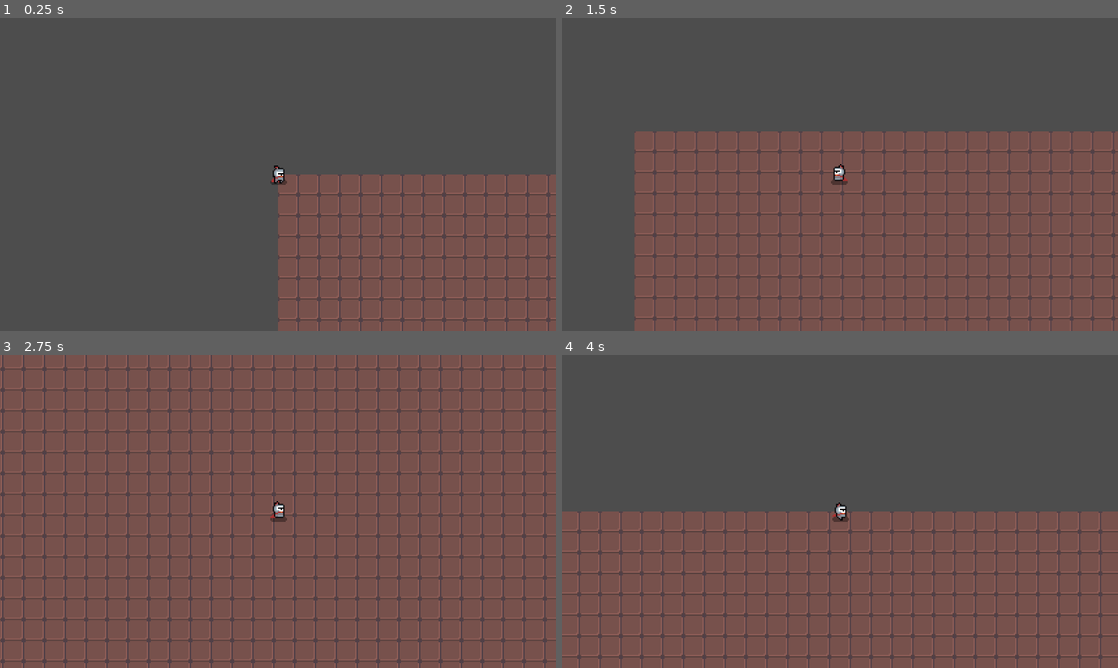
Above: before the commit, frames 1-4 (two rows, left to right).
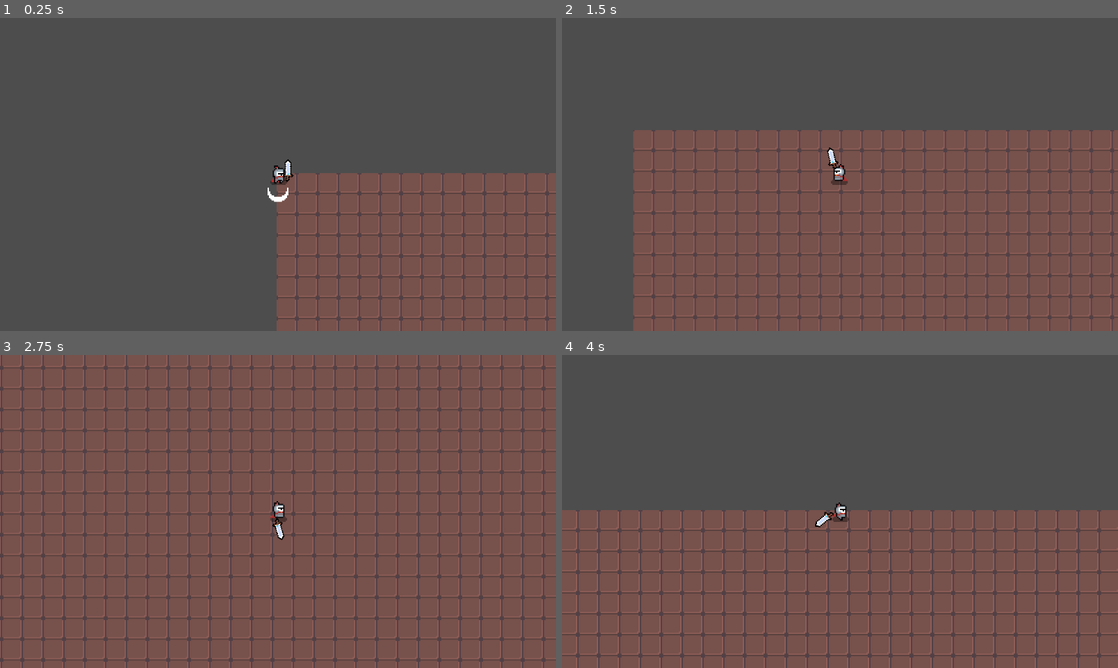
Above: after the commit, the same moments.

Repository: julienphoward/roguelike2
Game: Godot game, scene res://game.tscn
Same seed, same stepped clock (60 frames per second), same inputs: the game is played once before the commit and once after it.
Inputs (mouse positions are in pixels of both pictures, inside the frame that each line leads up to):
- Up to frame 1 (0.25 s): no input
- Up to frame 2 (1.5 s): tap Enter at 0.5 s; move the mouse to (962, 158) at 0.52 s; hold Right (ui_right) 0.53-1.28 s; click (962, 158) at 0.6 s; move the mouse to (728, 190) at 1.27 s; hold Down (ui_down) from 1.28 s (still down); click (728, 190) at 1.35 s
- Up to frame 3 (2.75 s): move the mouse to (333, 442) at 2.02 s; release Down (ui_down) at 2.03 s; hold Right (ui_right) from 2.03 s (still down); click (333, 442) at 2.1 s
- Up to frame 4 (4 s): move the mouse to (812, 574) at 2.77 s; release Right (ui_right) at 2.78 s; hold Up (ui_up) 2.78-3.53 s; click (812, 574) at 2.85 s; move the mouse to (1006, 558) at 3.52 s; hold Left (ui_left) from 3.53 s (still down); click (1006, 558) at 3.6 s

The runs differ from the first frame. In frame 1, 5.7% of the frame differs, in the area x 48-100%, y 45-100%; in frame 2, 8.3%; in frame 3, 18%, in the area x 0-100%, y 0-100%; in frame 4, 11%.

Commit message:
player sword

Diff:
--- a/Characters/Player/player.gd
+++ b/Characters/Player/player.gd
@@ -1,4 +1,7 @@
 extends Character
+
+@onready var sword: Node2D = get_node("Sword")
+@onready var sword_animation_player: AnimationPlayer = sword.get_node("SwordAnimationPlayer")
 
 func _process(delta: float) -> void:
 	var mouse_direction: Vector2 = (get_global_mouse_position() - global_position).normalized()
@@ -7,6 +10,13 @@
 		animated_sprite.flip_h = false
 	elif mouse_direction.x < 0 and not animated_sprite.flip_h:
 		animated_sprite.flip_h = true
+	sword.rotation = mouse_direction.angle()
+	if sword.scale.y == 1 and mouse_direction.x < 0:
+		sword.scale.y = -1
+	elif sword.scale.y == -1 and mouse_direction.x > 0:
+		sword.scale.y = 1
+	if Input.is_action_just_pressed("ui_attack") and not sword_animation_player.is_playing():
+		sword_animation_player.play("attack")
 
 func get_input() -> void:
 	mov_direction = Vector2.ZERO
--- a/Characters/Player/player.tscn
+++ b/Characters/Player/player.tscn
@@ -5,6 +5,8 @@
 [ext_resource type="Script" uid="uid://dd8ass0gfrpsj" path="res://Characters/Player/player.gd" id="2_xf5fp"]
 [ext_resource type="Texture2D" uid="uid://dpqs3xr32hd2f" path="res://art/v1.1 dungeon crawler 16X16 pixel pack/heroes/knight/knight_run_spritesheet.png" id="3_bqsbk"]
 [ext_resource type="Script" uid="uid://bj5ick8gfclcj" path="res://Characters/Player/finite_state_machine.gd" id="3_osktb"]
+[ext_resource type="Texture2D" uid="uid://c7lb5iiocnyxk" path="res://art/v1.1 dungeon crawler 16X16 pixel pack/heroes/knight/weapon_sword_1.png" id="6_osktb"]
+[ext_resource type="Texture2D" uid="uid://cy8y2xld8b4lu" path="res://art/v1.1 dungeon crawler 16X16 pixel pack/effects (new)/slash_effect_anim_spritesheet.png" id="7_7vev3"]
 
 [sub_resource type="AtlasTexture" id="AtlasTexture_xf5fp"]
 atlas = ExtResource("2_cue0d")
@@ -102,6 +104,9 @@
 "name": &"move",
 "speed": 5.0
 }]
+
+[sub_resource type="CircleShape2D" id="CircleShape2D_7vev3"]
+radius = 4.0
 
 [sub_resource type="Animation" id="Animation_blwrb"]
 length = 0.001
@@ -165,7 +170,120 @@
 &"idle": SubResource("Animation_hvtal")
 }
 
+[sub_resource type="Animation" id="Animation_osktb"]
+length = 0.001
+tracks/0/type = "value"
+tracks/0/imported = false
+tracks/0/enabled = true
+tracks/0/path = NodePath("Node2D:rotation")
+tracks/0/interp = 1
+tracks/0/loop_wrap = true
+tracks/0/keys = {
+"times": PackedFloat32Array(0),
+"transitions": PackedFloat32Array(1),
+"update": 0,
+"values": [-1.5707964]
+}
+tracks/1/type = "value"
+tracks/1/imported = false
+tracks/1/enabled = true
+tracks/1/path = NodePath("Node2D/Sprite2D:rotation")
+tracks/1/interp = 1
+tracks/1/loop_wrap = true
+tracks/1/keys = {
+"times": PackedFloat32Array(0),
+"transitions": PackedFloat32Array(1),
+"update": 0,
+"values": [-0.7853982]
+}
+tracks/2/type = "value"
+tracks/2/imported = false
+tracks/2/enabled = true
+tracks/2/path = NodePath("SlashSprite:visible")
+tracks/2/interp = 1
+tracks/2/loop_wrap = true
+tracks/2/keys = {
+"times": PackedFloat32Array(0),
+"transitions": PackedFloat32Array(1),
+"update": 1,
+"values": [true]
+}
+tracks/3/type = "value"
+tracks/3/imported = false
+tracks/3/enabled = true
+tracks/3/path = NodePath("SlashSprite:frame")
+tracks/3/interp = 1
+tracks/3/loop_wrap = true
+tracks/3/keys = {
+"times": PackedFloat32Array(0),
+"transitions": PackedFloat32Array(1),
+"update": 1,
+"values": [0]
+}
+
+[sub_resource type="Animation" id="Animation_7vev3"]
+resource_name = "attack"
+length = 0.8
+step = 0.05
+tracks/0/type = "value"
+tracks/0/imported = false
+tracks/0/enabled = true
+tracks/0/path = NodePath("Node2D:rotation")
+tracks/0/interp = 1
+tracks/0/loop_wrap = true
+tracks/0/keys = {
+"times": PackedFloat32Array(0, 0.15, 0.6, 0.8),
+"transitions": PackedFloat32Array(1, 1, 1, 1),
+"update": 0,
+"values": [-1.5707964, 2.0943952, 2.0943952, -1.5707964]
+}
+tracks/1/type = "value"
+tracks/1/imported = false
+tracks/1/enabled = true
+tracks/1/path = NodePath("Node2D/Sprite2D:rotation")
+tracks/1/interp = 1
+tracks/1/loop_wrap = true
+tracks/1/keys = {
+"times": PackedFloat32Array(0, 0.05, 0.15),
+"transitions": PackedFloat32Array(1, 1, 1),
+"update": 0,
+"values": [-0.7853982, 0.6981317, 0.87266463]
+}
+tracks/2/type = "value"
+tracks/2/imported = false
+tracks/2/enabled = true
+tracks/2/path = NodePath("SlashSprite:visible")
+tracks/2/interp = 1
+tracks/2/loop_wrap = true
+tracks/2/keys = {
+"times": PackedFloat32Array(0, 0.3),
+"transitions": PackedFloat32Array(1, 1),
+"update": 1,
+"values": [true, false]
+}
+tracks/3/type = "value"
+tracks/3/imported = false
+tracks/3/enabled = true
+tracks/3/path = NodePath("SlashSprite:frame")
+tracks/3/interp = 1
+tracks/3/loop_wrap = true
+tracks/3/keys = {
+"times": PackedFloat32Array(0, 0.1, 0.2),
+"transitions": PackedFloat32Array(1, 1, 1),
+"update": 1,
+"values": [0, 1, 2]
+}
+
+[sub_resource type="AnimationLibrary" id="AnimationLibrary_klx3t"]
+_data = {
+&"RESET": SubResource("Animation_osktb"),
+&"attack": SubResource("Animation_7vev3")
+}
+
 [node name="Player" unique_id=1626084505 instance=ExtResource("1_6xdwp")]
+position = Vector2(1, 1)
+collision_layer = 2
+collision_mask = 5
 script = ExtResource("2_xf5fp")
 
 [node name="FiniteStateMachine" parent="." index="0" unique_id=1105642010]
@@ -175,5 +293,28 @@
 sprite_frames = SubResource("SpriteFrames_5elsd")
 animation = &"idle"
 
+[node name="CollisionShape2D" parent="." index="2" unique_id=1198419532]
+position = Vector2(0, 3)
+shape = SubResource("CircleShape2D_7vev3")
+
 [node name="AnimationPlayer" parent="." index="3" unique_id=473097816]
 libraries/ = SubResource("AnimationLibrary_8fwmd")
+
+[node name="Sword" type="Node2D" parent="." index="4" unique_id=793795048]
+
+[node name="Node2D" type="Node2D" parent="Sword" index="0" unique_id=1390656914]
+rotation = -1.5707964
+
+[node name="Sprite2D" type="Sprite2D" parent="Sword/Node2D" index="0" unique_id=665312633]
+position = Vector2(7, 3)
+rotation = -0.7853982
+texture = ExtResource("6_osktb")
+offset = Vector2(5, -4)
+
+[node name="SlashSprite" type="Sprite2D" parent="Sword" index="1" unique_id=62601635]
+position = Vector2(18, 0)
+texture = ExtResource("7_7vev3")
+hframes = 3
+
+[node name="SwordAnimationPlayer" type="AnimationPlayer" parent="Sword" index="2" unique_id=715467708]
+libraries/ = SubResource("AnimationLibrary_klx3t")
--- /dev/null
+++ b/game.gd
@@ -0,0 +1,7 @@
+extends Node2D
+
+func _init() -> void:
+	var screen_size: Vector2 = DisplayServer.screen_get_size()
+	var window_size: Vector2 = DisplayServer.window_get_size()
+
+	DisplayServer.window_set_position(screen_size * 0.5 - window_size * 0.5)
--- a/game.tscn
+++ b/game.tscn
@@ -1,6 +1,7 @@
 [gd_scene format=3 uid="uid://dedcd5dx7iho3"]
 
 [ext_resource type="Texture2D" uid="uid://b61264fgybwes" path="res://art/v1.1 dungeon crawler 16X16 pixel pack/full tilemap.png" id="1_80nbo"]
+[ext_resource type="Script" uid="uid://bvm44mj34ijl5" path="res://game.gd" id="1_feb5d"]
 [ext_resource type="PackedScene" uid="uid://c1wbhwbjv1uw4" path="res://Characters/Player/player.tscn" id="2_e2o6t"]
 
 [sub_resource type="TileSetAtlasSource" id="TileSetAtlasSource_e2o6t"]
@@ -64,6 +65,7 @@
 sources/0 = SubResource("TileSetAtlasSource_e2o6t")
 
 [node name="Game" type="Node2D" unique_id=1332849128]
+script = ExtResource("1_feb5d")
 
 [node name="TileMap" type="TileMap" parent="." unique_id=204826727]
 tile_set = SubResource("TileSet_feb5d")
--- a/project.godot
+++ b/project.godot
@@ -19,9 +19,42 @@
 
 window/size/viewport_width=1280
 window/size/viewport_height=720
+mouse_cursor/custom_image="uid://dfr2sg7chhm2t"
 
 [input]
 
+ui_left={
+"deadzone": 0.5,
+"events": [Object(InputEventKey,"resource_local_to_scene":false,"resource_name":"","device":0,"window_id":0,"alt_pressed":false,"shift_pressed":false,"ctrl_pressed":false,"meta_pressed":false,"pressed":false,"keycode":4194319,"physical_keycode":0,"key_label":0,"unicode":0,"location":0,"echo":false,"script":null)
+, Object(InputEventJoypadButton,"resource_local_to_scene":false,"resource_name":"","device":-1,"button_index":13,"pressure":0.0,"pressed":false,"script":null)
+, Object(InputEventJoypadMotion,"resource_local_to_scene":false,"resource_name":"","device":-1,"axis":0,"axis_value":-1.0,"script":null)
+, Object(InputEventKey,"resource_local_to_scene":false,"resource_name":"","device":-1,"window_id":0,"alt_pressed":false,"shift_pressed":false,"ctrl_pressed":false,"meta_pressed":false,"pressed":false,"keycode":0,"physical_keycode":65,"key_label":0,"unicode":97,"location":0,"echo":false,"script":null)
+]
+}
+ui_right={
+"deadzone": 0.5,
+"events": [Object(InputEventKey,"resource_local_to_scene":false,"resource_name":"","device":0,"window_id":0,"alt_pressed":false,"shift_pressed":false,"ctrl_pressed":false,"meta_pressed":false,"pressed":false,"keycode":4194321,"physical_keycode":0,"key_label":0,"unicode":0,"location":0,"echo":false,"script":null)
+, Object(InputEventJoypadButton,"resource_local_to_scene":false,"resource_name":"","device":-1,"button_index":14,"pressure":0.0,"pressed":false,"script":null)
+, Object(InputEventJoypadMotion,"resource_local_to_scene":false,"resource_name":"","device":-1,"axis":0,"axis_value":1.0,"script":null)
+, Object(InputEventKey,"resource_local_to_scene":false,"resource_name":"","device":-1,"window_id":0,"alt_pressed":false,"shift_pressed":false,"ctrl_pressed":false,"meta_pressed":false,"pressed":false,"keycode":0,"physical_keycode":68,"key_label":0,"unicode":100,"location":0,"echo":false,"script":null)
+]
+}
+ui_up={
+"deadzone": 0.5,
+"events": [Object(InputEventKey,"resource_local_to_scene":false,"resource_name":"","device":0,"window_id":0,"alt_pressed":false,"shift_pressed":false,"ctrl_pressed":false,"meta_pressed":false,"pressed":false,"keycode":4194320,"physical_keycode":0,"key_label":0,"unicode":0,"location":0,"echo":false,"script":null)
+, Object(InputEventJoypadButton,"resource_local_to_scene":false,"resource_name":"","device":-1,"button_index":11,"pressure":0.0,"pressed":false,"script":null)
+, Object(InputEventJoypadMotion,"resource_local_to_scene":false,"resource_name":"","device":-1,"axis":1,"axis_value":-1.0,"script":null)
+, Object(InputEventKey,"resource_local_to_scene":false,"resource_name":"","device":-1,"window_id":0,"alt_pressed":false,"shift_pressed":false,"ctrl_pressed":false,"meta_pressed":false,"pressed":false,"keycode":0,"physical_keycode":87,"key_label":0,"unicode":119,"location":0,"echo":false,"script":null)
+]
+}
+ui_down={
+"deadzone": 0.5,
+"events": [Object(InputEventKey,"resource_local_to_scene":false,"resource_name":"","device":0,"window_id":0,"alt_pressed":false,"shift_pressed":false,"ctrl_pressed":false,"meta_pressed":false,"pressed":false,"keycode":4194322,"physical_keycode":0,"key_label":0,"unicode":0,"location":0,"echo":false,"script":null)
+, Object(InputEventJoypadButton,"resource_local_to_scene":false,"resource_name":"","device":-1,"button_index":12,"pressure":0.0,"pressed":false,"script":null)
+, Object(InputEventJoypadMotion,"resource_local_to_scene":false,"resource_name":"","device":-1,"axis":1,"axis_value":1.0,"script":null)
+, Object(InputEventKey,"resource_local_to_scene":false,"resource_name":"","device":-1,"window_id":0,"alt_pressed":false,"shift_pressed":false,"ctrl_pressed":false,"meta_pressed":false,"pressed":false,"keycode":0,"physical_keycode":83,"key_label":0,"unicode":115,"location":0,"echo":false,"script":null)
+]
+}
 ui_attack={
 "deadzone": 0.2,
 "events": [Object(InputEventMouseButton,"resource_local_to_scene":false,"resource_name":"","device":-1,"window_id":0,"a …(257 unchanged characters)…
Not shown, added: game.gd.uid
